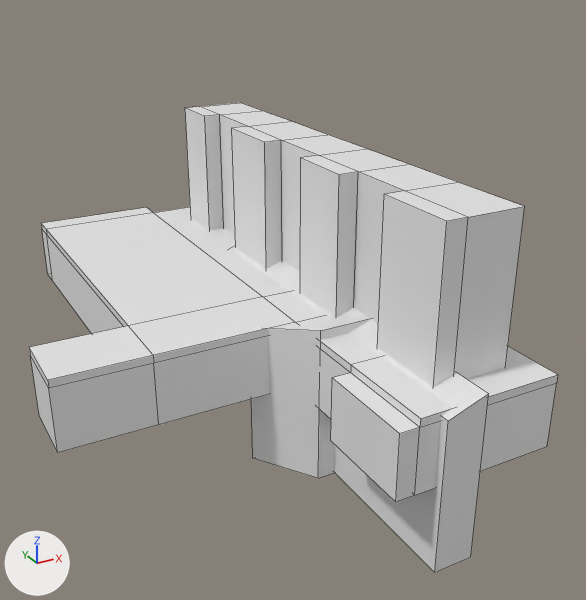
A saved change to the FBX model unitedstatesofcarcomponents/Assets/Meshes/landmarks/rydcentrum.fbx.
One viewpoint serves both versions: a 50 mm lens placed at (-5.1, -6.06, 4.98), pointed at (-0.59, 2.15, 0.87). Every picture has the same lights, and +X, +Y and +Z are marked at lower left. Mesh edges are drawn as thin lines. Where no turn or scale is listed for an object, it has been applied to the vertices.
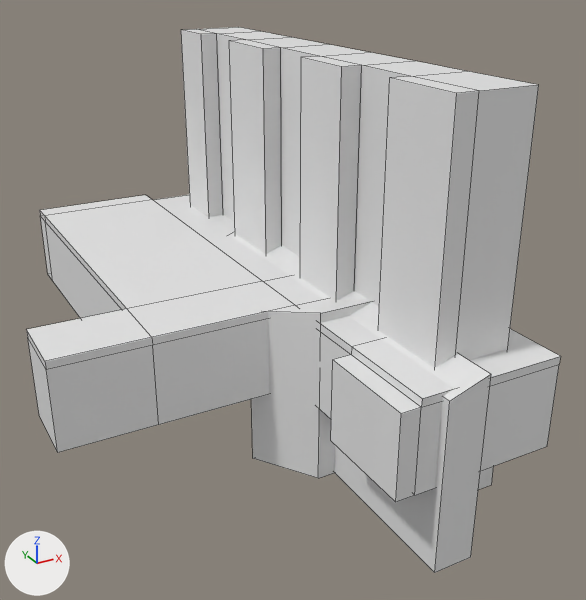
The edits, one by one:
me_cube has 54 vertices, 52 faces and spans x -3.78..0.88, y -0.88..6.76, z 0.0..0.88.
me_cube is used by ob_cube; location (0.0, 0.0, 0.0).
me_cube part 3: all 35 vertices in x -3.78..0.88, y -0.88..6.76, z 0.79..0.88 are moved by (0.0, 0.0, 0.22).
me_cube_003 has 48 vertices, 46 faces and spans x -0.43..0.51, y -0.5..5.89, z -0.03..2.09.
me_cube_003 is used by ob_cube_003; location (0.0, 0.0, 0.56).
me_cube_003 part 2: the whole mesh is scaled about its middle by (1, 1, 2.09).
me_cube_002 has 8 vertices, 6 faces and spans x -1.38..-0.15, y 1.0..1.76, z -1.0..1.0.
me_cube_002 is used by ob_cube_002; location (0.0, 0.0, 0.0).
Before the commit, vertices of me_cube_002: 1 (-0.87, 1.0, 1.0) at pixel (320, 330), 3 (-1.38, 1.76, 0.84), 5 (-0.15, 1.0, 1.0), 7 (-0.15, 1.76, 0.84).
Part 1, on me_cube_002:
Vertices 1, 3, 5, 7 of me_cube_002 move by (0.0, 0.0, 0.22).
me_cube_001 has 8 vertices, 6 faces and spans x -0.64..-0.15, y -0.99..4.22, z -1.0..1.0.
me_cube_001 is used by ob_cube_001; location (0.0, 0.0, 0.0).
Before the commit, vertices of me_cube_001: 1 (-0.15, -0.99, 1.0) at pixel (488, 393), 3 (-0.64, -0.99, 0.84) at pixel (448, 421), 5 (-0.15, 4.22, 1.0), 7 (-0.64, 4.22, 0.84).
Part 4, on me_cube_001:
Vertices 1, 3, 5, 7 of me_cube_001 move by (0.0, 0.0, 0.22).

Where the change shows, as pixel boxes (x1, y1, x2, y2) in the pictures (586 x 600 px):
'Cube.003', mesh rescaled (63% taller)
    before: (185, 103, 525, 387)
    after: (181, 27, 539, 490)
'Cube', reshaped
    before: (29, 207, 558, 502)
    after: (27, 195, 561, 502)
'Cube.001', reshaped
    before: (231, 246, 489, 573)
    after: (230, 232, 491, 573)
'Cube.002', reshaped (10% taller)
    before: (252, 316, 371, 478)
    after: (252, 299, 372, 478)
